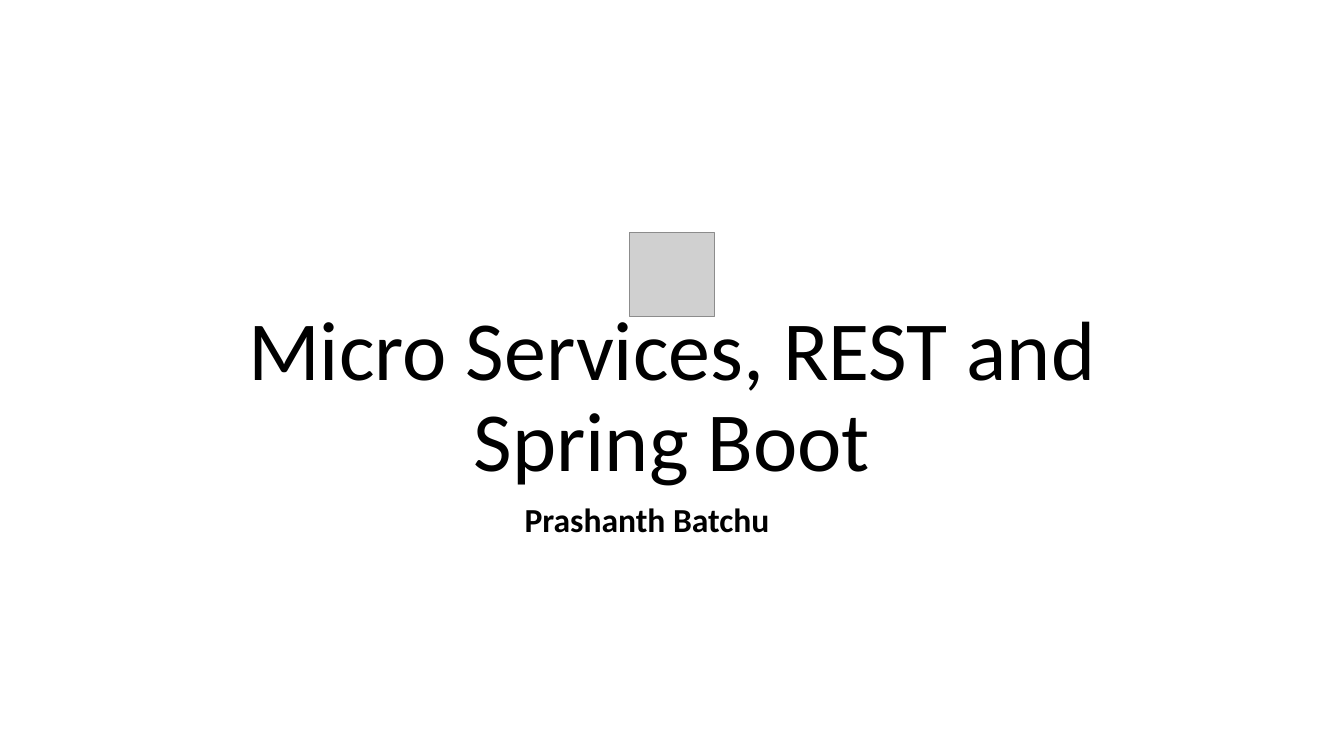
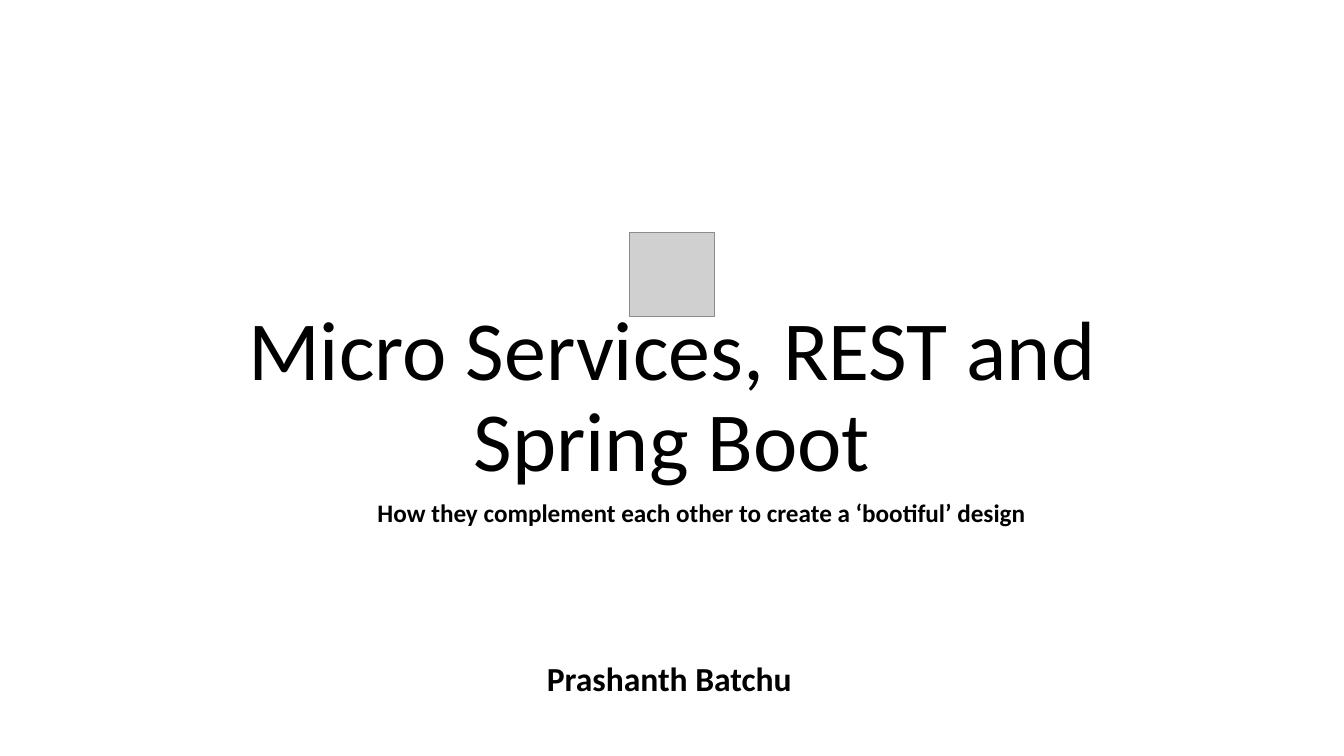
Before and after one commit to batchu/spring-boot-ujug, a slide deck: slide 1 of Spring Boot.pptx. Drawn at 1344x756 pixels with LibreOffice and Linux fonts; fonts in the diff are those of the drawing; grey boxes stand for pictures. Boxes give left, top, right and bottom in pixels: in the first picture for what was removed or moved away, otherwise in the second. Text is boxed around its words. In the diff, an @@ line names an element or a change of style, - is before the commit and + after.

```diff
--- a/Spring Boot.pptx
+++ b/Spring Boot.pptx
@@ text added at (377,503,1025,527), 18 pt, text #000000, bold @@
+How they complement each other to create a ‘bootiful’ design
@@ text "Prashanth Batchu": place and size @@
-text "Prashanth Batchu" at (525,508,769,533)
+text "Prashanth Batchu" at (547,667,791,692)
```
Also in this commit, not shown: 4 other slides changed.
